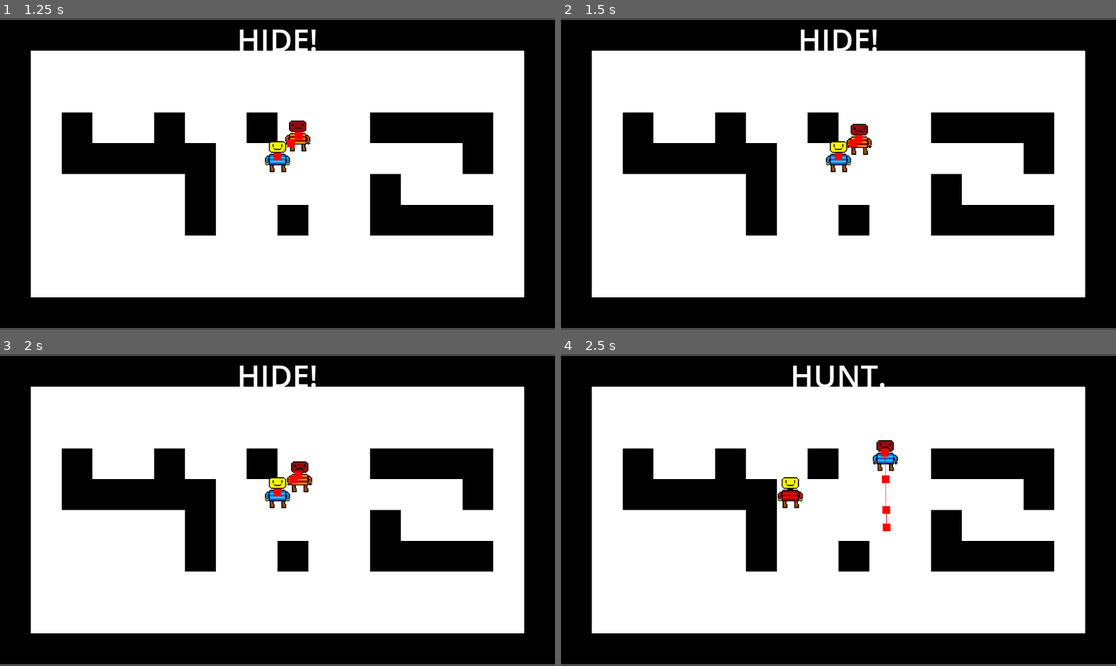
Above: before the commit, frames 1-4 (two rows, left to right).
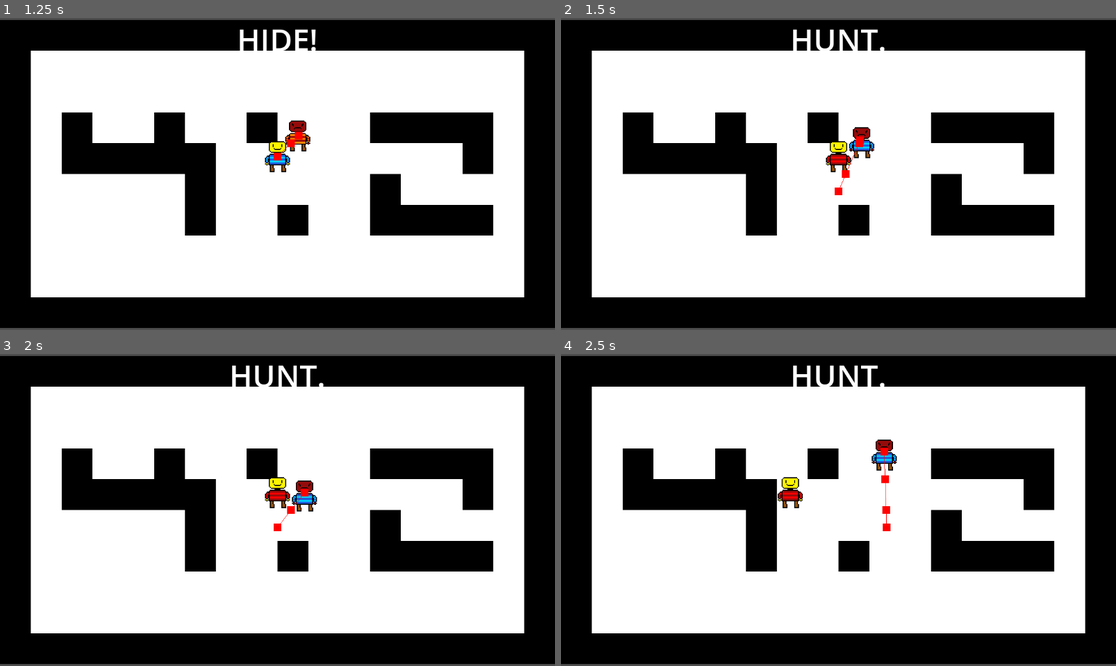
Above: after the commit, the same moments.

Repository: LegoMaster7001/fargo-game-jam-2025
Game: Godot game, scene res://Scenes/Game.tscn
The game is run twice, just before and just after one commit, with the same random seed, the same clock (stepped at 60 frames per second) and the same inputs.
Inputs:
- Up to frame 1 (1.25 s): hold Up (ui_up) from 0.53 s (still down); hold Space (call_groundies) from 0.53 s (still down)
- Up to frame 2 (1.5 s): keep holding Up (ui_up); release Space (call_groundies) at 1.28 s; tap E at 1.35 s
- Up to frame 3 (2 s): keep holding Up (ui_up)
- Up to frame 4 (2.5 s): release Up (ui_up) at 2.03 s; hold Left (ui_left) from 2.03 s (still down); hold Space (call_groundies) from 2.03 s (still down)

Frame 1 is identical in both runs. In frame 2, 1.2% of the frame differs, in the area x 41-59%, y 3-57%; in frame 3, 1.4%; in frame 4, 0.3%.

Commit message:
tag checker component

Diff:
--- a/Scenes/enemy.tscn
+++ b/Scenes/enemy.tscn
@@ -1,7 +1,8 @@
-[gd_scene load_steps=5 format=3 uid="uid://lrookntm6kpp"]
+[gd_scene load_steps=6 format=3 uid="uid://lrookntm6kpp"]
 
 [ext_resource type="Script" uid="uid://dsoej1015oup0" path="res://Scripts/enemy.gd" id="1_1f0kj"]
 [ext_resource type="Texture2D" uid="uid://b4wuj2c3id5bc" path="res://Images/EnemyAngry.png" id="2_1f0kj"]
+[ext_resource type="PackedScene" uid="uid://bxr0tfdg384og" path="res://Scenes/tag_checker.tscn" id="3_afpow"]
 
 [sub_resource type="CircleShape2D" id="CircleShape2D_b2bpf"]
 radius = 56.0
@@ -9,13 +10,14 @@
 [sub_resource type="CircleShape2D" id="CircleShape2D_1f0kj"]
 radius = 300.0
 
-[node name="Enemy" type="CharacterBody2D" node_paths=PackedStringArray("role_flip_timer")]
+[node name="Enemy" type="CharacterBody2D" node_paths=PackedStringArray("tag_checker", "role_flip_timer")]
 scale = Vector2(0.125, 0.125)
 collision_layer = 2
 collision_mask = 5
 motion_mode = 1
 wall_min_slide_angle = 0.0
 script = ExtResource("1_1f0kj")
+tag_checker = NodePath("TagChecker")
 role_flip_timer = NodePath("Timer2")
 
 [node name="Sprite2D" type="Sprite2D" parent="."]
@@ -43,6 +45,10 @@
 [node name="CollisionShape2D" type="CollisionShape2D" parent="HuntArea"]
 shape = SubResource("CircleShape2D_1f0kj")
 
+[node name="TagChecker" parent="." node_paths=PackedStringArray("character_body_2d") instance=ExtResource("3_afpow")]
+character_body_2d = NodePath("..")
+opponent_collision_layer = 3
+
 [connection signal="timeout" from="Timer" to="." method="_on_timer_timeout"]
 [connection signal="timeout" from="Timer2" to="." method="_on_timer_2_timeout"]
 [connection signal="body_exited" from="HuntArea" to="." method="_on_hunt_area_body_exited"]
--- a/Scenes/player.tscn
+++ b/Scenes/player.tscn
@@ -1,7 +1,8 @@
-[gd_scene load_steps=4 format=3 uid="uid://ktvyw4a0tc03"]
+[gd_scene load_steps=5 format=3 uid="uid://ktvyw4a0tc03"]
 
 [ext_resource type="Script" uid="uid://l34cd8anax55" path="res://Scripts/Player.gd" id="1_cvnsp"]
 [ext_resource type="Texture2D" uid="uid://d0v4u8wbaq2ur" path="res://Images/PlayerRunAway.png" id="2_cvnsp"]
+[ext_resource type="PackedScene" uid="uid://bxr0tfdg384og" path="res://Scenes/tag_checker.tscn" id="3_6t5aa"]
 
 [sub_resource type="CircleShape2D" id="CircleShape2D_gl6un"]
 radius = 56.0
@@ -24,5 +25,9 @@
 
 [node name="DashTimer" type="Timer" parent="."]
 
+[node name="TagChecker" parent="." node_paths=PackedStringArray("character_body_2d") instance=ExtResource("3_6t5aa")]
+character_body_2d = NodePath("..")
+opponent_collision_layer = 2
+
 [connection signal="timeout" from="DashCooldownTimer" to="." method="_on_dash_cooldown_timer_timeout"]
 [connection signal="timeout" from="DashTimer" to="." method="_on_dash_timer_timeout"]
--- /dev/null
+++ b/Scenes/tag_checker.tscn
@@ -0,0 +1,11 @@
+[gd_scene load_steps=2 format=3 uid="uid://bxr0tfdg384og"]
+
+[ext_resource type="Script" uid="uid://c1c4o3d6te7cw" path="res://Scripts/tag_checker.gd" id="1_ehrmg"]
+
+[node name="TagChecker" type="Node2D" node_paths=PackedStringArray("debounce_timer")]
+script = ExtResource("1_ehrmg")
+debounce_timer = NodePath("DebounceTimer")
+
+[node name="DebounceTimer" type="Timer" parent="."]
+wait_time = 2.0
+one_shot = true
--- a/Scripts/Player.gd
+++ b/Scripts/Player.gd
@@ -1,3 +1,4 @@
+class_name Player
 extends CharacterBody2D
 
 const speed = 100
@@ -37,11 +38,8 @@
 	if dashing:
 		velocity = dir * speed * dashSpeed
 
-
-
 func _on_dash_cooldown_timer_timeout() -> void:
 	dashReady = true
-
 
 func _on_dash_timer_timeout():
 	dashing = false
--- a/Scripts/enemy.gd
+++ b/Scripts/enemy.gd
@@ -5,6 +5,7 @@
 
 
 @export var player: Node2D
+@export var tag_checker: TagChecker
 @export var role_flip_timer: Timer
 @onready var nav_agent := $NavigationAgent2D as NavigationAgent2D
 @onready var initial_pos := global_position
@@ -14,6 +15,9 @@
 	var dir = to_local(nav_agent.get_next_path_position()).normalized()
 	velocity = dir * speed
 	move_and_slide()
+
+	if tag_checker.try_tag():
+		flip_role()
 
 	changeSprites()
 
--- /dev/null
+++ b/Scripts/tag_checker.gd
@@ -0,0 +1,29 @@
+class_name TagChecker
+extends Node2D
+
+@export var character_body_2d: CharacterBody2D
+@export var debounce_timer: Timer
+@export var opponent_collision_layer := 0
+
+# must call AFTER move_and_slide
+func is_colliding_with_opponent() -> bool:
+	var collision_count := character_body_2d.get_slide_collision_count()
+	for i in collision_count:
+		var collision := character_body_2d.get_slide_collision(i)
+		var collided_object := collision.get_collider()
+		if not is_instance_of(collided_object, CollisionObject2D):
+			continue
+		if not collided_object.get_collision_layer_value(opponent_collision_layer):
+			continue
+		return true
+	return false
+
+# returns true if we were tagged
+func try_tag() -> bool:
+	if not can_be_tagged():
+		return false
+	debounce_timer.start()
+	return true
+
+func can_be_tagged() -> bool:
+	return debounce_timer.is_stopped() and is_colliding_with_opponent()
Not shown, added: Scripts/tag_checker.gd.uid
